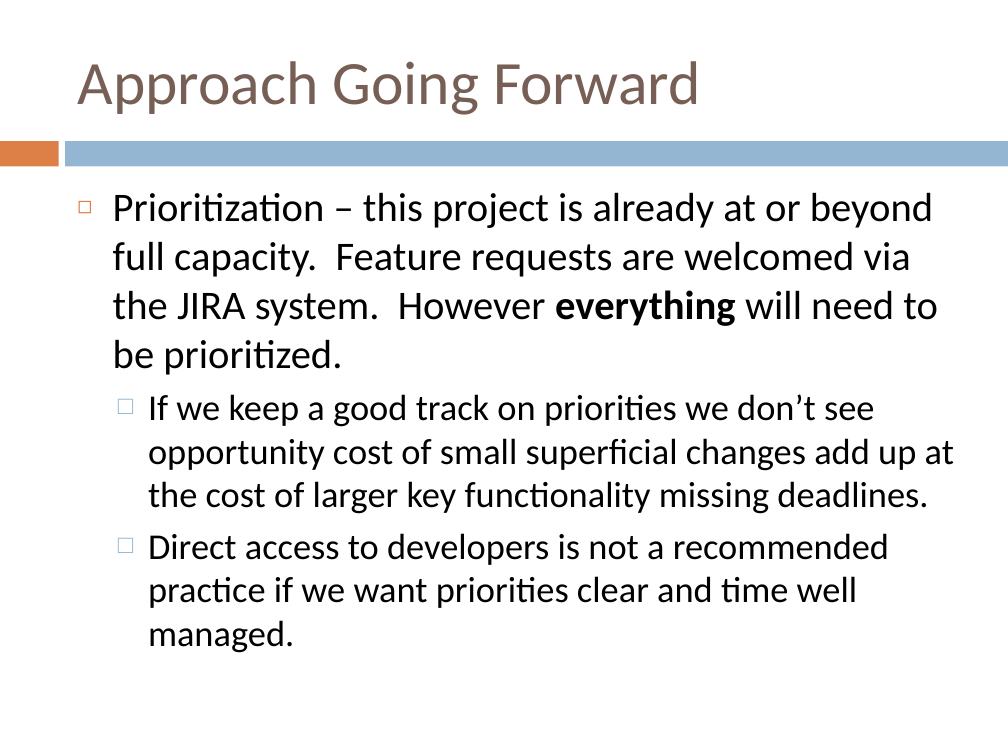
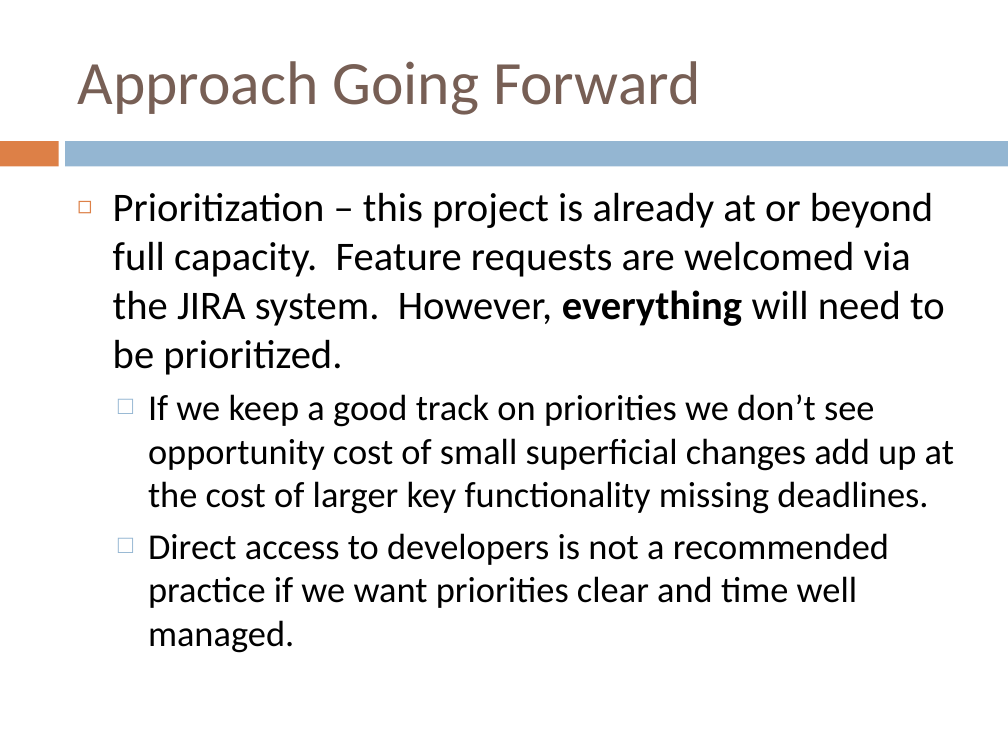
Before and after one commit to tranaweera/ark-informatics, a slide deck: slide 11 of ARK/trunk/usefulTools/TestFilesAndDocuments/steering committee/NeCTAR/Steering Committee Meetings/Steering Committee Meeting March_2013.pptx (slide 10 before the commit). Drawn at 1008x756 pixels with LibreOffice and Linux fonts; fonts in the diff are those of the drawing. Boxes give left, top, right and bottom in pixels: in the first picture for what was removed or moved away, otherwise in the second. Text is boxed around its words. In the diff, an @@ line names an element or a change of style, - is before the commit and + after.

```diff
--- a/ARK/trunk/usefulTools/TestFilesAndDocuments/steering committee/NeCTAR/Steering Committee Meetings/Steering Committee Meeting March_2013.pptx
+++ b/ARK/trunk/usefulTools/TestFilesAndDocuments/steering committee/NeCTAR/Steering Committee Meetings/Steering Committee Meeting March_2013.pptx
@@ text at bbox=[113, 192, 945, 375]: text changed @@
-◻ Prioritization – this project is already at or beyond full capacity. Feature requests are welcomed via the JIRA system. However everything will need to be prioritized.
+◻ Prioritization – this project is already at or beyond full capacity. Feature requests are welcomed via the JIRA system. However, everything will need to be prioritized.
```
Also in this commit, not shown: 2 other slides changed, 2 slides added.
